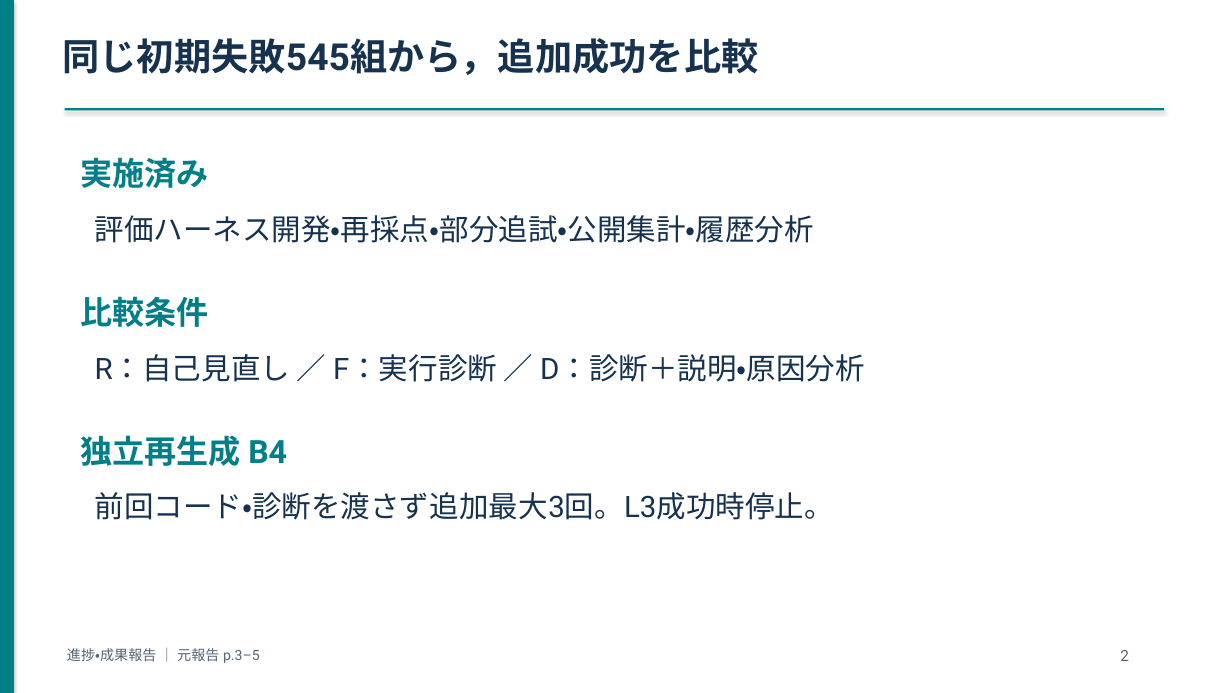
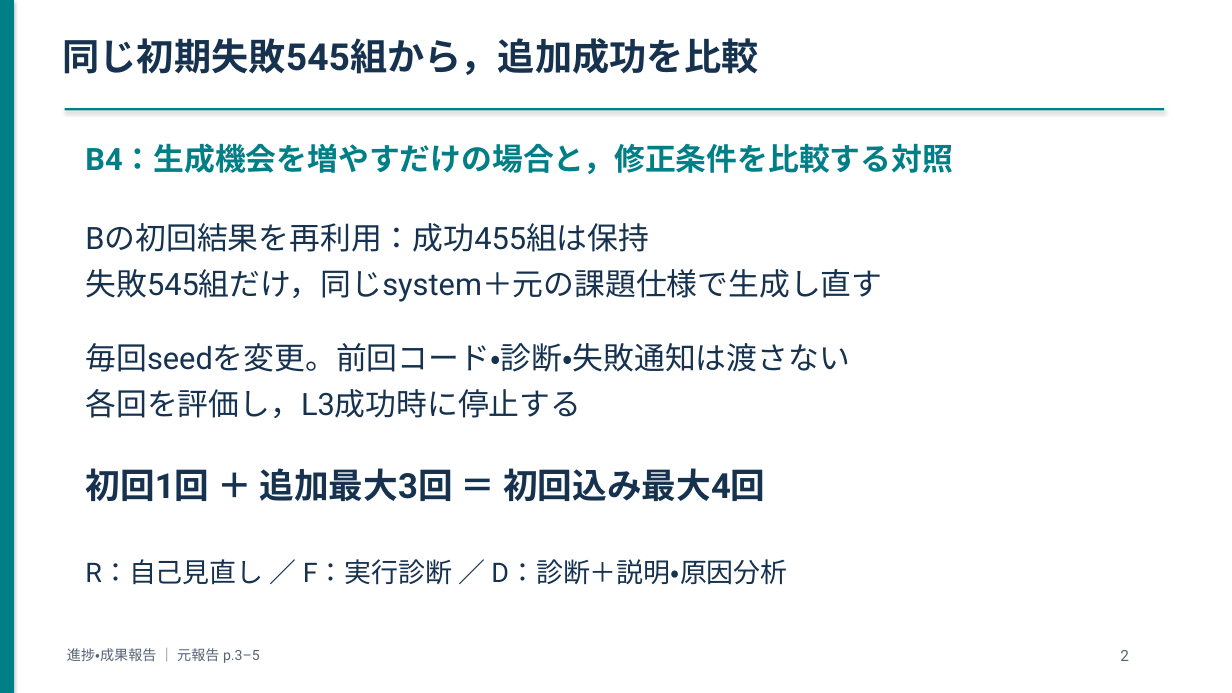
Before and after one commit to yuuma-ito/2026_ito_qLLM-ver3, a slide deck: slide 2 of docs/course_reports2026/slides/進捗成果報告_スライド.pptx. Drawn at 1232x693 pixels with LibreOffice and Linux fonts; fonts in the diff are those of the drawing. Boxes give left, top, right and bottom in pixels: in the first picture for what was removed or moved away, otherwise in the second. Text is boxed around its words. In the diff, an @@ line names an element or a change of style, - is before the commit and + after.

Commit message:
docs: 授業用レポートとスライドのB4説明を補強
対照条件の目的、初回結果の再利用、追加最大3回の入力と停止手順、独立性と計算量の制約を明記した。Word・PowerPoint・PDFを再生成し、既存の表・図・結果数値の保持と本文・表示の整合を検証した。固定した複製元の検証と現行卒論との差分を区別した。

```diff
--- a/docs/course_reports2026/slides/進捗成果報告_スライド.pptx
+++ b/docs/course_reports2026/slides/進捗成果報告_スライド.pptx
@@ text at (85,143,953,174): text changed; size 25 to 24 pt @@
-実施済み
+B4：生成機会を増やすだけの場合と，修正条件を比較する対照
@@ text at (85,223,882,302): text changed; size 23 to 24 pt @@
-評価ハーネス開発・再採点・部分追試・公開集計・履歴分析
+Bの初回結果を再利用：成功455組は保持
+失敗545組だけ，同じsystem＋元の課題仕様で生成し直す
@@ text at (85,343,849,418): text changed; size 25 to 24 pt; text colour #007F86 to #16324F; bold off @@
-比較条件
+毎回seedを変更。前回コード・診断・失敗通知は渡さない
+各回を評価し，L3成功時に停止する
@@ text removed at (81,435,287,466) @@
-独立再生成 B4
@@ text at (85,468,765,501): text changed; size 23 to 27 pt; bold on @@
-前回コード・診断を渡さず追加最大3回。L3成功時停止。
+初回1回 ＋ 追加最大3回 ＝ 初回込み最大4回
@@ text "R：自己見直し ／ F：実行診断 ／ D：診断＋説明・原因分析": place and size @@
-text "R：自己見直し ／ F：実行診断 ／ D：診断＋説明・原因分析" at (95,354,865,382)
+text "R：自己見直し ／ F：実行診断 ／ D：診断＋説明・原因分析" at (85,559,787,585)
@@ text "R：自己見直し ／ F：実行診断 ／ D：診断＋説明・原因分析" at (85,559,787,585): size 23 to 21 pt @@
```
Also in this commit, not shown: 22 other files.
